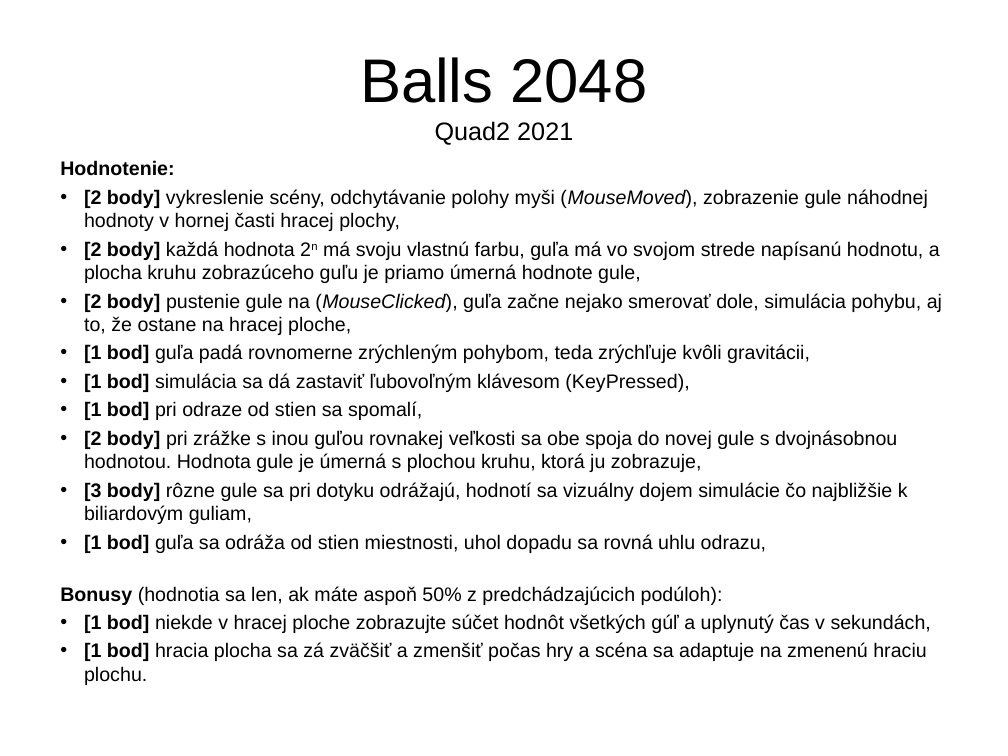
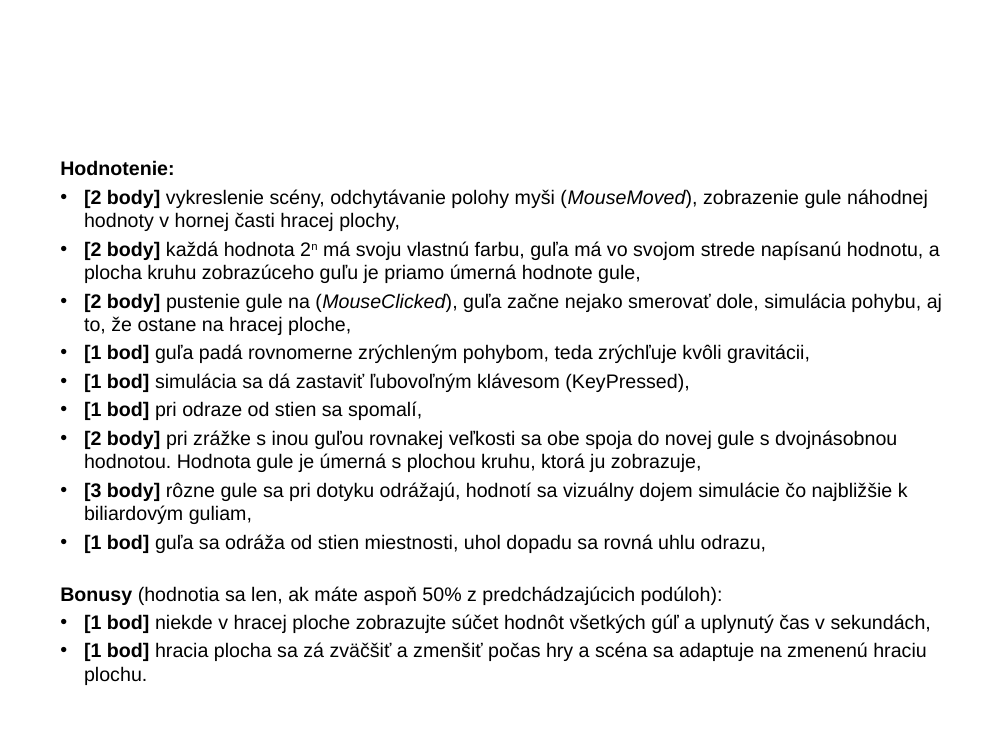
Before and after one commit to Programovanie4/Prednasky, a slide deck: slide 26 of 12/12_java.ppt (slide 27 before the commit). Drawn at 1008x756 pixels with LibreOffice and Linux fonts; fonts in the diff are those of the drawing. Boxes give left, top, right and bottom in pixels: in the first picture for what was removed or moved away, otherwise in the second. Text is boxed around its words. In the diff, an @@ line names an element or a change of style, - is before the commit and + after.

```diff
--- a/12/12_java.ppt
+++ b/12/12_java.ppt
@@ title removed at (360, 57, 647, 145) @@
-Balls 2048
-Quad2 2021
```
Also in this commit, not shown: 8 other slides changed, 1 slide removed, 3 other files.
